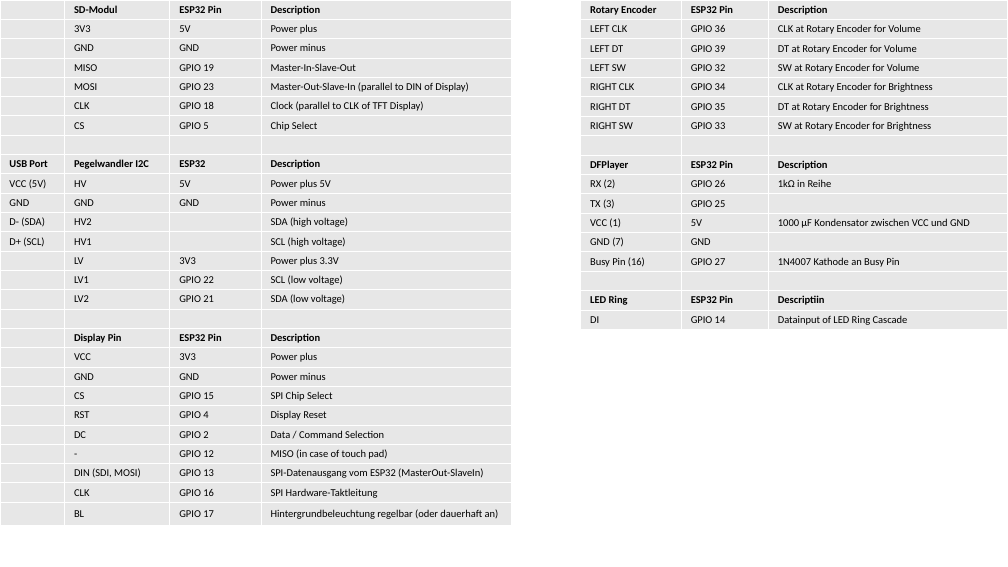
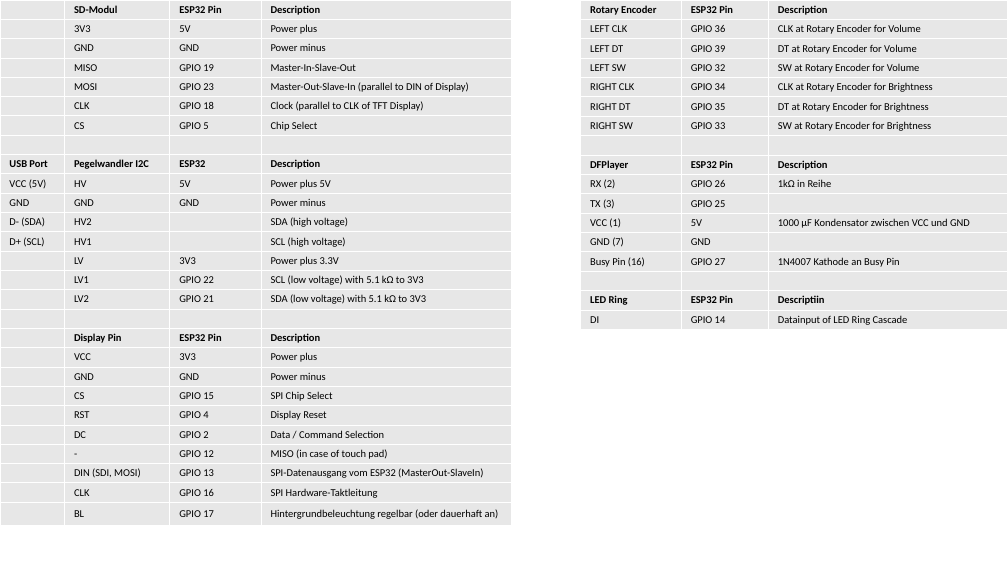
Before and after one commit to jeskes/activityboard, a slide deck: slide 24 of Activityboard.pptx. Drawn at 1008x567 pixels with LibreOffice and Linux fonts; fonts in the diff are those of the drawing. Boxes give left, top, right and bottom in pixels: in the first picture for what was removed or moved away, otherwise in the second. Text is boxed around its words. In the diff, an @@ line names an element or a change of style, - is before the commit and + after.

```diff
--- a/Activityboard.pptx
+++ b/Activityboard.pptx
@@ table at box(0, 0, 512, 526) @@
-row 15, column 4: SCL (low voltage)
+row 15, column 4: SCL (low voltage) with 5.1 kΩ to 3V3
-row 16, column 4: SDA (low voltage)
+row 16, column 4: SDA (low voltage) with 5.1 kΩ to 3V3
```
Also in this commit, not shown: 2 other slides changed, 5 other files.
